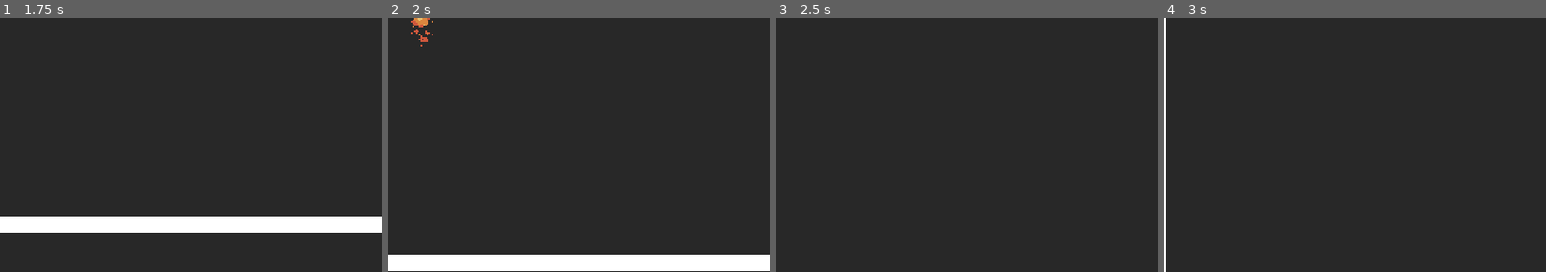
Above: before the commit, frames 1-4 (left to right).
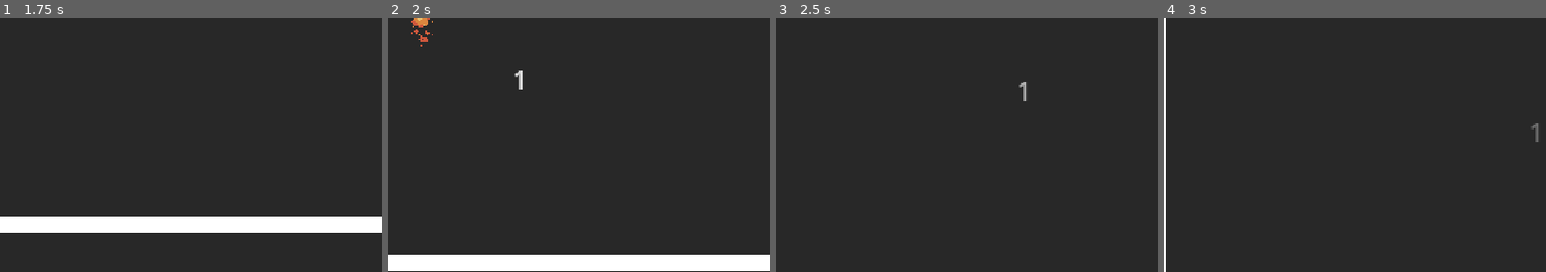
Above: after the commit, the same moments.

Repository: deltea/brj-2025
Game: Godot game, scene res://rooms/levels/test_level.tscn
Two runs of this game, one before a commit and one after it. Both use one fixed random seed, a clock stepped at 60 frames per second and the inputs below.
Inputs (mouse positions are % of the whole screen's width and height, from its top left):
- Up to frame 1 (1.75 s): move the mouse to (72, 45) at 0.52 s; press the mouse at (72, 45) at 0.53 s; move the mouse to (30, 55) at 1.27 s; release the mouse at (30, 55) at 1.28 s; click (30, 55) at 1.35 s
- Up to frame 2 (2 s): no input
- Up to frame 3 (2.5 s): move the mouse to (60, 28) at 2.02 s; press the mouse at (60, 28) at 2.03 s
- Up to frame 4 (3 s): move the mouse to (45, 70) at 2.77 s; release the mouse at (45, 70) at 2.78 s; click (45, 70) at 2.85 s
The pictures show only the part of the screen within x 20-70%, y 50-100%; the shares and areas given below are measured in that part.

Frame 1 is identical in both runs. In frame 2, 0.1% of the frame differs, in the area x 33-36%, y 20-29%; in frame 3, less than 0.1%; in frame 4, less than 0.1%.

Commit message:
Implemented modifier and example modifiers

Diff:
--- a/scenes/Items/example_item.gd
+++ b/scenes/Items/example_item.gd
@@ -1,9 +1,9 @@
 extends VisibleItem
-
 
 # Called when the node enters the scene tree for the first time.
 func _ready() -> void:
 	rotation_speed_mult = 0.2;
 
 func apply_effect(body : Entity):
-	body.take_damage(10);
+	var fire_modifier_instance = FireModifier.new();
+	body.get_node("Modifiers").add_child(fire_modifier_instance);
--- a/scenes/enemies/enemy.tscn
+++ b/scenes/enemies/enemy.tscn
@@ -11,6 +11,8 @@
 [node name="State Machine" type="Node" parent="."]
 script = ExtResource("2_uhek4")
 
+[node name="Modifiers" type="Node" parent="."]
+
 [node name="CollisionShape2D" type="CollisionShape2D" parent="."]
 
 [node name="AnimatedSprite2D" type="AnimatedSprite2D" parent="."]
--- a/scenes/player/player.gd
+++ b/scenes/player/player.gd
@@ -29,14 +29,8 @@
 func _on_collided(body : Node) -> void:
 	RoomManager.current_room.camera.shake();
 	if body is Entity:
-		var damage_indicator_instance : DamageIndicator = damage_indicator_scene.instantiate();
-
-		var impact_direction = (body.global_position - global_position).normalized();
-		damage_indicator_instance.set_up(body.global_position, damage, 1, impact_direction);
-		add_sibling(damage_indicator_instance);
-
-		body.take_damage(damage)
-		take_damage(body.damage);
+		body.take_damage(damage, self)
+		take_damage(body.damage, body);
 		print(health)
 
 func _on_died() -> void:
--- a/scripts/entity.gd
+++ b/scripts/entity.gd
@@ -15,7 +15,15 @@
 func _ready():
 	health = init_health;
 
-func take_damage(damage : float):
+func take_damage(damage : float, damaging_body : Entity, is_damaging_self : bool = false):
+	var damage_indicator_instance : DamageIndicator = damage_indicator_scene.instantiate();
+	if is_damaging_self == false:
+		var impact_direction = (global_position - damaging_body.global_position).normalized();
+		damage_indicator_instance.set_up(global_position, damage, 1, impact_direction);
+	else:
+		damage_indicator_instance.set_up(global_position, damage);
+	add_sibling(damage_indicator_instance);
+
 	health -= damage;
 	if health <= 0:
 		died.emit();
--- /dev/null
+++ b/scripts/modifiers/modifier.gd
@@ -0,0 +1,26 @@
+extends Node
+class_name Modifier;
+
+var lifetime : float;
+var timer : SceneTreeTimer;
+var all_ticks : int;
+
+var timer_interval : float;
+var total_intervals : int;
+
+@onready var body : Entity = get_parent().get_parent();
+
+func _ready() -> void:
+	create_timer_recurse(timer_interval, total_intervals);
+
+func create_timer_recurse(timer_interval : float, ticks_left : int):
+	print(ticks_left)
+	if ticks_left == 0:
+		print("Deleting")
+		queue_free();
+	timer = get_tree().create_timer(timer_interval)
+	timer.connect("timeout", func(): create_timer_recurse(timer_interval, ticks_left - 1))
+	tick_effect(all_ticks - ticks_left)
+
+func tick_effect(tick_index : int):
+	pass;
--- /dev/null
+++ b/scripts/modifiers/on_fire_modifier.gd
@@ -0,0 +1,10 @@
+extends Modifier;
+class_name FireModifier;
+
+func _ready():
+	timer_interval = 1;
+	total_intervals = 4;
+	super._ready();
+
+func tick_effect(tick_index : int):
+	body.take_damage(1, body, true);
